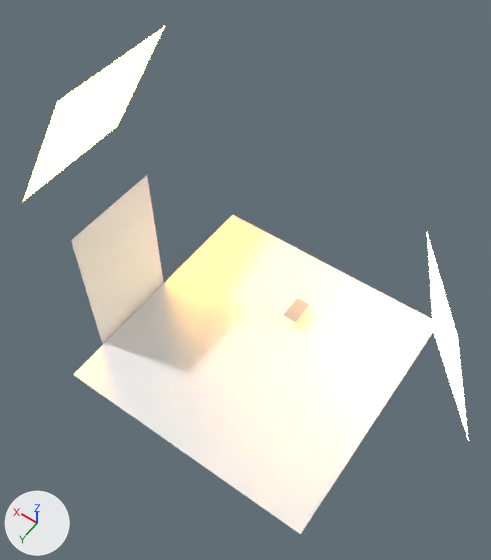
The Blender file Escenas/Escena5/escena5toma1.blend, before and after one commit.
The view is the same before and after, from a camera (50 mm lens) standing at (-8.3, 15.4, 24.3) and looking at (1.5, 1.8, 2.8). Lighting does not change. The marker at lower left points along +X, +Y and +Z.
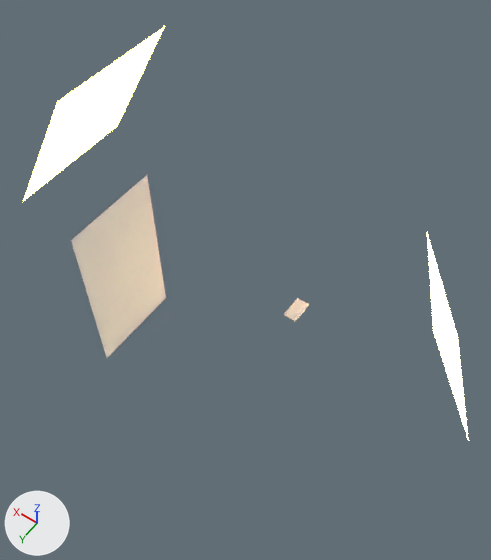
Location of each change, (x1, y1, x2, y2) in pixels of the pictures (491 x 560 px):
'Cama', hidden
    before: (73, 214, 433, 534)

Patch to the scene script:
```diff
--- a/Escenas/Escena5/escena5toma1.blend.py
+++ b/Escenas/Escena5/escena5toma1.blend.py
@@ ob_cama @@
 ob_cama.scale = (5.66, 5.66, 5.66)
+ob_cama.hide_viewport = True
```
